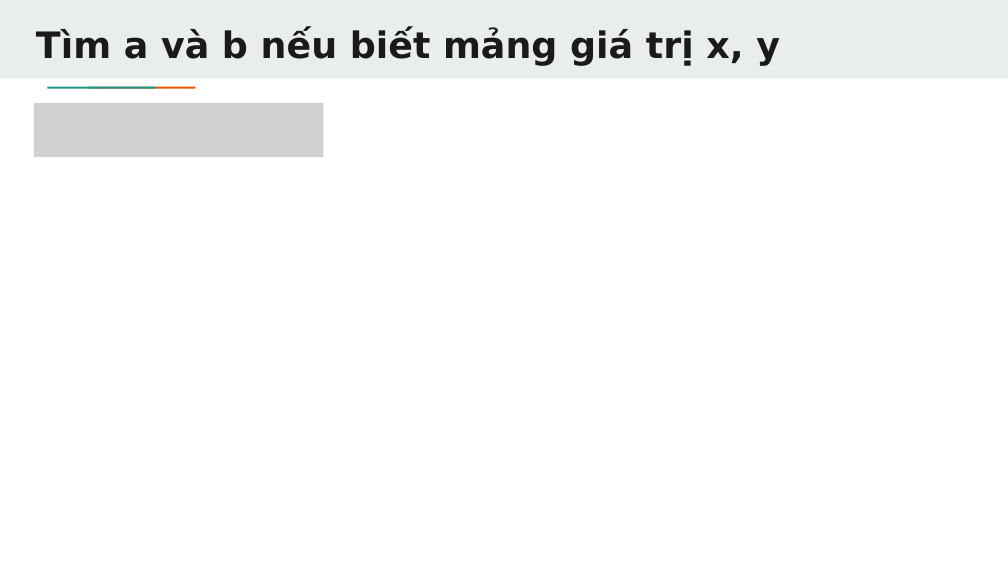
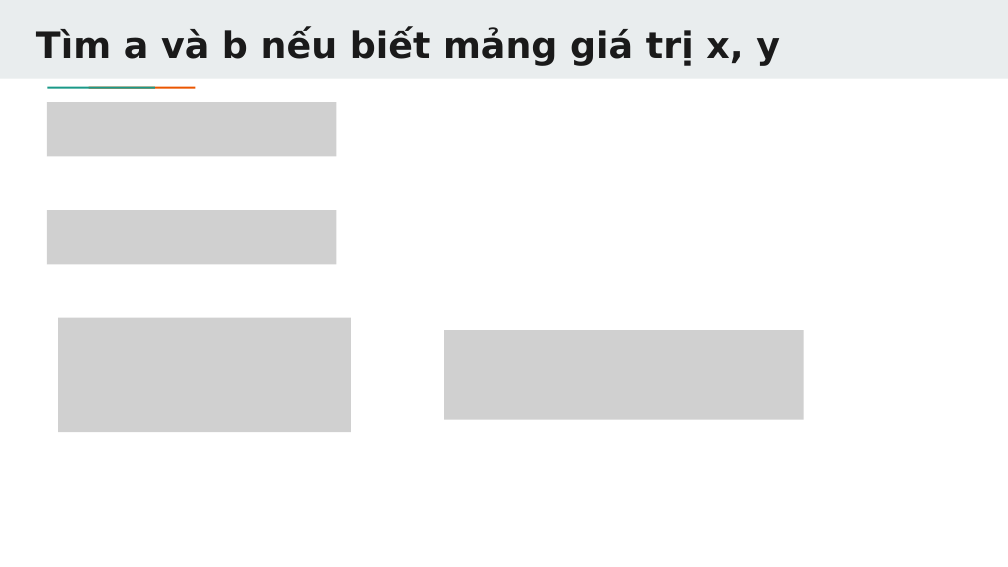
Before and after one commit to TechMaster/LearnAI, a slide deck: slide 7 of LinearRegression/LinearRegression.pptx. Drawn at 1008x567 pixels with LibreOffice and Linux fonts; fonts in the diff are those of the drawing; grey boxes stand for pictures. Boxes give left, top, right and bottom in pixels: in the first picture for what was removed or moved away, otherwise in the second. Text is boxed around its words. In the diff, an @@ line names an element or a change of style, - is before the commit and + after.

```diff
--- a/LinearRegression/LinearRegression.pptx
+++ b/LinearRegression/LinearRegression.pptx
@@ picture moved from (x1=34, y1=103, x2=324, y2=157) to (x1=46, y1=102, x2=336, y2=156) @@
@@ picture added at (x1=46, y1=211, x2=336, y2=265) @@
@@ picture added at (x1=58, y1=318, x2=351, y2=432) @@
@@ picture added at (x1=445, y1=331, x2=804, y2=420) @@
```
Also in this commit, not shown: 1 other slide changed, 9 slides added, 2 slides removed, 24 other files.
